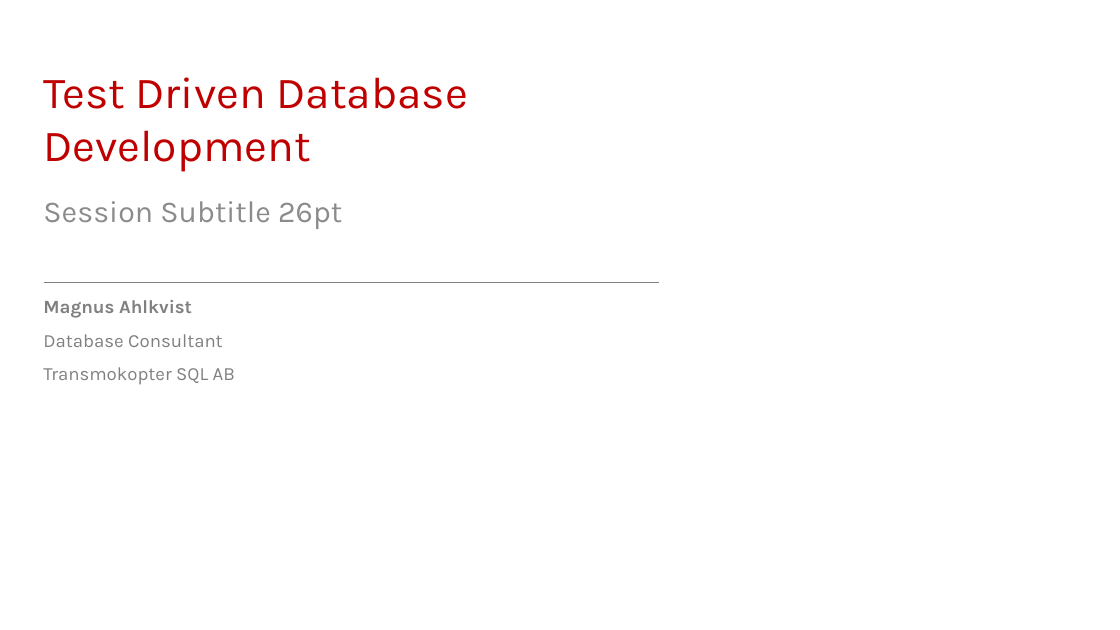
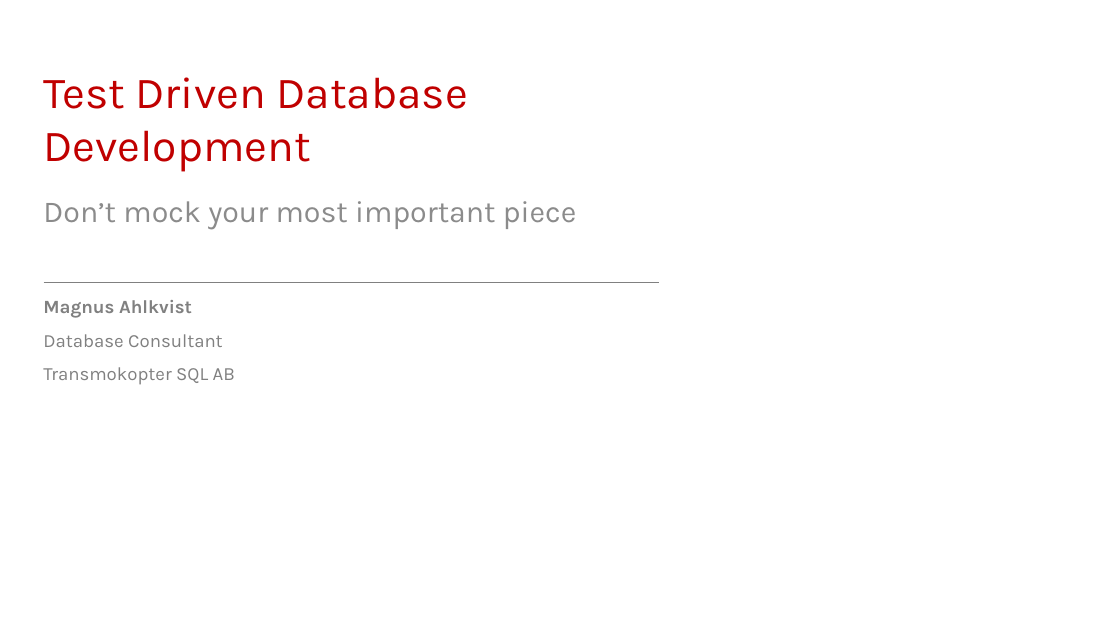
Before and after one commit to transmokopter/Presentations, a slide deck: slide 1 of test-driven-database-development/test-driven-database-development-dps2021.pptx. Drawn at 1120x630 pixels with LibreOffice and Linux fonts; fonts in the diff are those of the drawing; background and template pictures are left out. Boxes give left, top, right and bottom in pixels: in the first picture for what was removed or moved away, otherwise in the second. Text is boxed around its words. In the diff, an @@ line names an element or a change of style, - is before the commit and + after.

Commit message:
presentation work

```diff
--- a/test-driven-database-development/test-driven-database-development-dps2021.pptx
+++ b/test-driven-database-development/test-driven-database-development-dps2021.pptx
@@ subtitle at box(43, 201, 577, 230): text changed @@
-Session Subtitle 26pt
+Don’t mock your most important piece
```
Also in this commit, not shown: 2 slides added.
